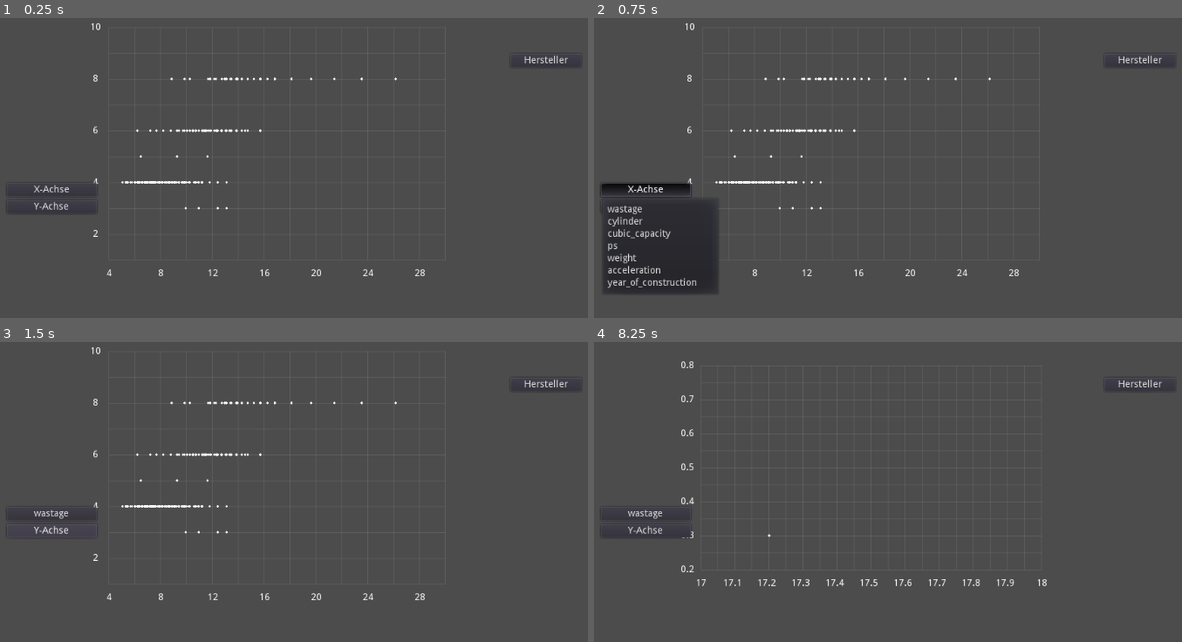
Above: before the commit, frames 1-4 (two rows, left to right).
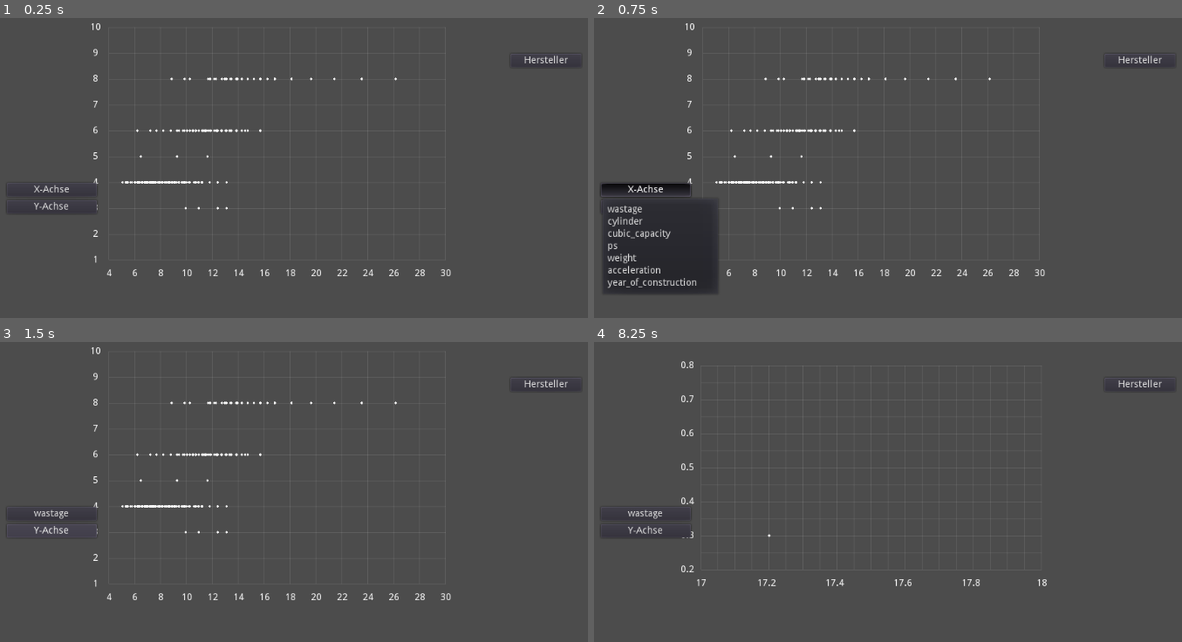
Above: after the commit, the same moments.

Repository: nevs-devs/cars
Game: Godot game, scene res://Main.tscn
Same seed, same stepped clock (60 frames per second), same inputs: the game is played once before the commit and once after it.
Inputs:
- Up to frame 1 (0.25 s): no input
- Up to frame 2 (0.75 s): click "X-Achse" at 0.5 s
- Up to frame 3 (1.5 s): click "Y-Achse" at 1.25 s
- Up to frame 4 (8.25 s): click "wastage" at 2 s; click "Hersteller" at 2.75 s; click "wastage" at 3.5 s; click "Y-Achse" at 4.25 s; click "Hersteller" at 5 s; click "wastage" at 5.75 s; click "Y-Achse" at 6.5 s; click "Hersteller" at 7.25 s; tap Enter (ui_accept) at 8, 8.1 s

The runs differ from the first frame. In frame 1, 0.2% of the frame differs, in the area x 15-77%, y 10-87%; in frame 2, 0.2%; in frame 3, 0.2%; in frame 4, 0.1%.

Commit message:
fixed x_label_every

Diff:
--- a/Chart.gd
+++ b/Chart.gd
@@ -41,7 +41,7 @@
 	position = initial_pos - Vector2((cols * cell_size) / 2, (rows * cell_size) / 2)
 
 	for c in range(cols + 1):
-		if c % 2 == 0:
+		if c % x_label_every == 0:
 			var label = axis_label.instance()
 			label.get_node("Label").text = str(x_min + x_step * c)
 			label.position = Vector2(cell_size * c, cell_size * rows + 20)
@@ -49,7 +49,7 @@
 			add_child(label)
 
 	for r in range(rows + 1):
-		if r % 2 == 0:
+		if r % y_label_every == 0:
 			var label = axis_label.instance()
 			label.get_node("Label").text = str(y_min + y_step * (rows - r))
 			label.position = Vector2(-20 , cell_size * r)
